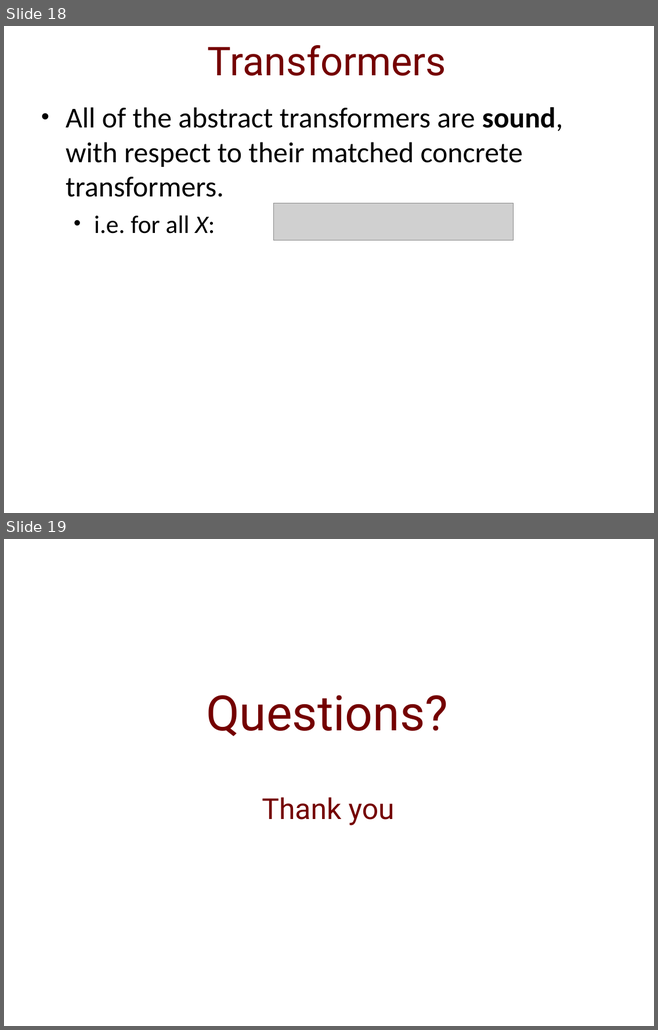
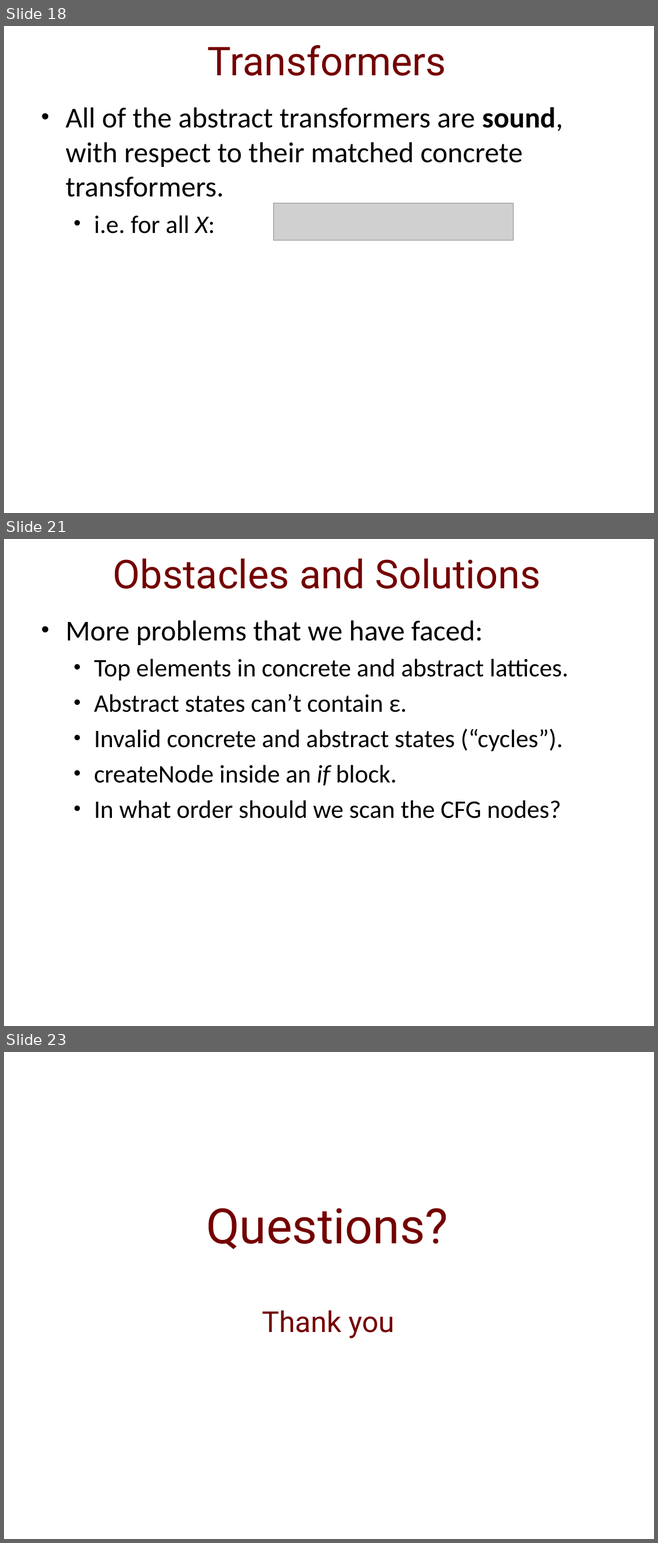
Before and after one commit to IdoBegun/PAAV_Project, a slide deck: Project Presentation.pptx. Shown one above the other, each under a label of ours: slides 18 and 19 before the commit, slides 18, 21 and 23 after it; the slides between them are not shown. The pictures are 658x1030 and 658x1543 pixels, drawn with LibreOffice and Linux fonts; fonts in the diff are those of the drawing; grey boxes stand for pictures; background and template pictures are left out. Boxes give left, top, right and bottom in pixels: in the first picture for what was removed or moved away, otherwise in the second. Text is boxed around its words. In the diff, an @@ line names an element or a change of style, - is before the commit and + after.

Commit message:
added slides with problems and optimizations

```diff
--- a/Project Presentation.pptx
+++ b/Project Presentation.pptx
@@ slide 21 added at [4, 539, 654, 1026], background picture (left out) @@
@@ title added at [113, 558, 540, 589], 44 pt, text #740000 @@
+Obstacles and Solutions
@@ text added at [65, 620, 568, 819], 28 pt, text #000000 @@
+• More problems that we have faced:
+  • Top elements in concrete and abstract lattices.
+  • Abstract states can’t contain ε.
+  • Invalid concrete and abstract states (“cycles”).
+  • createNode inside an if block.
+  • In what order should we scan the CFG nodes?
@@ what was slide 19 is now slide 23 @@
```
Also in this commit, not shown: 5 slides changed, 3 other slides added.
